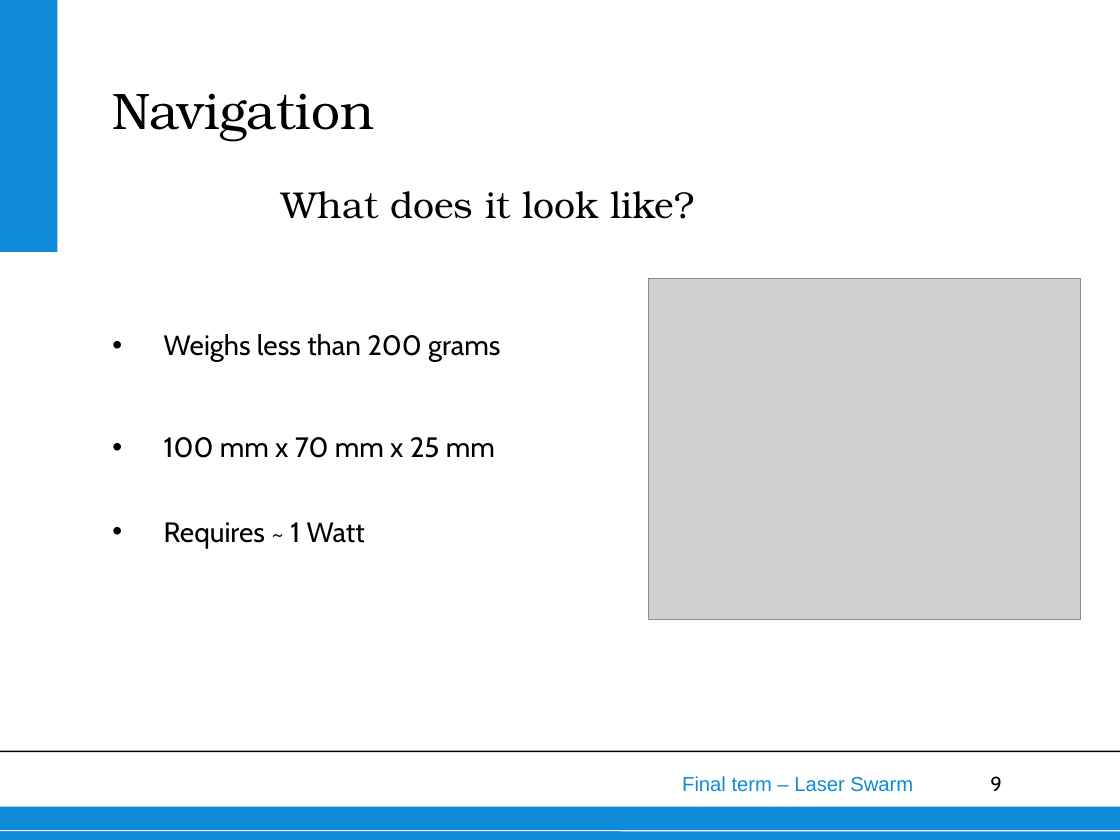
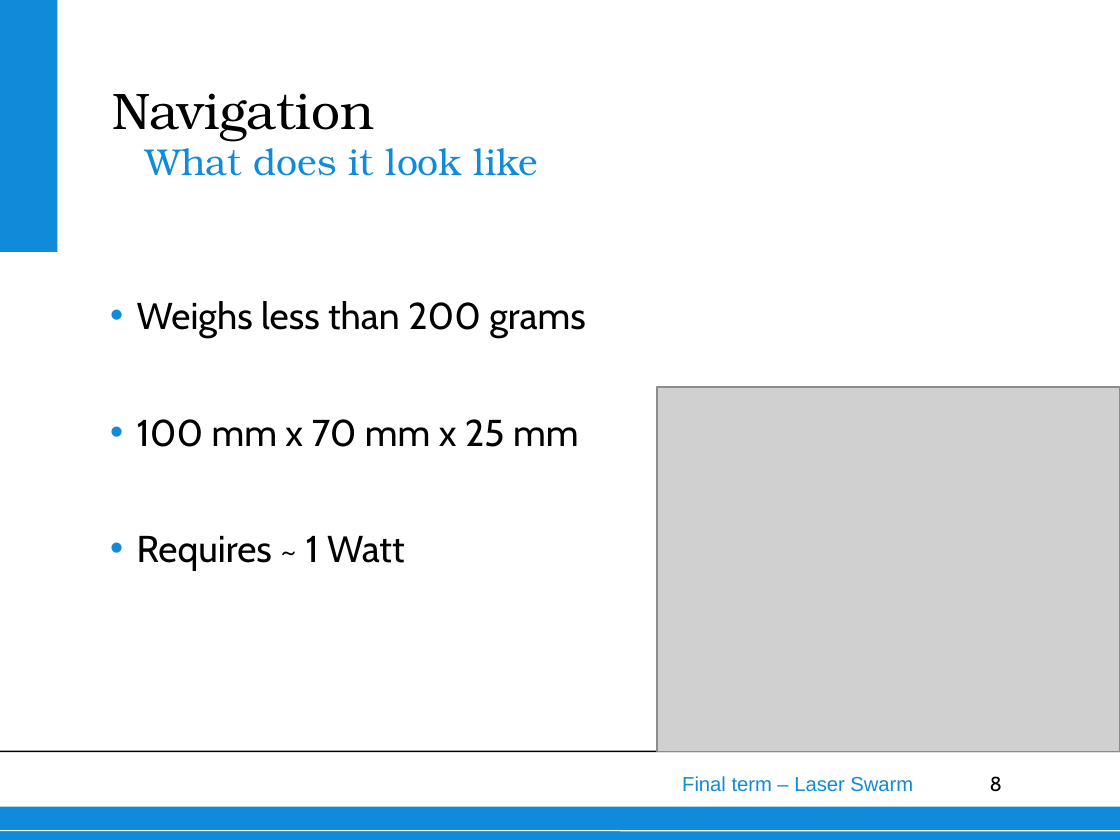
Before and after one commit to thewisenerd/laser-swarm, a slide deck: slide 8 of finalPresentation/subsections/Navigation.ppt (slide 9 before the commit). Drawn at 1120x840 pixels with LibreOffice and Linux fonts; fonts in the diff are those of the drawing; grey boxes stand for pictures; background and template pictures are left out. Boxes give left, top, right and bottom in pixels: in the first picture for what was removed or moved away, otherwise in the second. Text is boxed around its words. In the diff, an @@ line names an element or a change of style, - is before the commit and + after.

```diff
--- a/finalPresentation/subsections/Navigation.ppt
+++ b/finalPresentation/subsections/Navigation.ppt
@@ text at bbox=[145, 140, 538, 176]: text changed; text colour #000000 to #108BD9 @@
-What does it look like?
+What does it look like
@@ text "What does it look like" at bbox=[145, 140, 538, 176]: vertical alignment bottom to top @@
@@ text "Weighs less than 200 grams": place and size @@
-text "Weighs less than 200 grams" at bbox=[164, 334, 500, 548]
+text "Weighs less than 200 grams" at bbox=[137, 301, 585, 571]
@@ text "Weighs less than 200 grams" at bbox=[137, 301, 585, 571]: size 18 to 24 pt; indent changed; line spacing 1 to 25pt; less space between paragraphs; bullet colour #000000 to #108BD9 @@
@@ picture: place and size @@
-picture at bbox=[648, 279, 1081, 619]
+picture at bbox=[657, 386, 1120, 752]
@@ page number at bbox=[990, 776, 1002, 792]: text changed @@
-9
+8
```
Also in this commit, not shown: 9 other slides changed, 1 slide removed.
